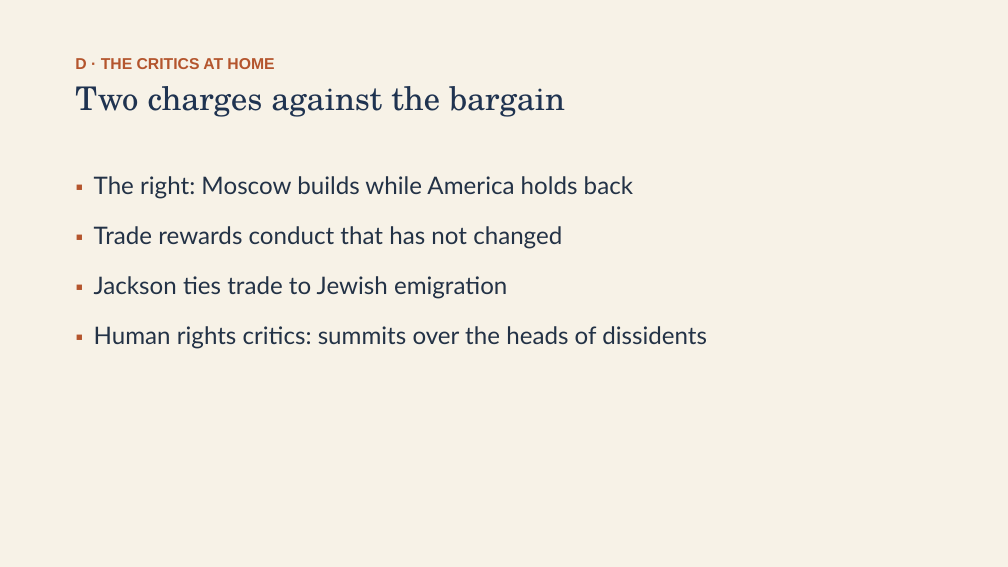
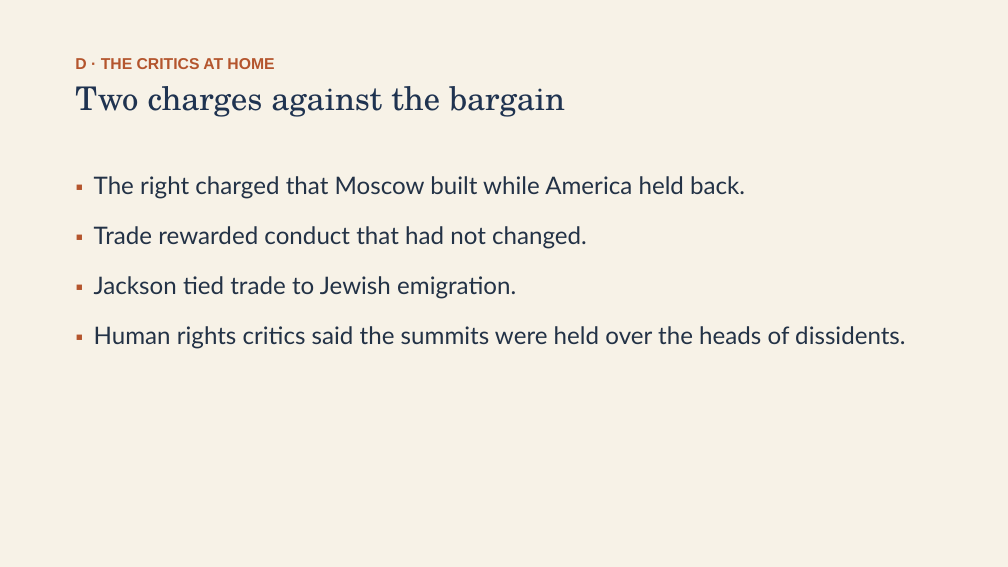
Before and after one commit to ab17gthb/humanities-curriculum-group, a slide deck: slide 15 of cold-war/lesson-07/lesson-07-slides.pptx. Drawn at 1008x567 pixels with LibreOffice and Linux fonts; fonts in the diff are those of the drawing. Boxes give left, top, right and bottom in pixels: in the first picture for what was removed or moved away, otherwise in the second. Text is boxed around its words. In the diff, an @@ line names an element or a change of style, - is before the commit and + after.

Commit message:
Rollout: Cold War L7 reworked and live (Détente, Human Rights, and the Evil Empire)

```diff
--- a/cold-war/lesson-07/lesson-07-slides.pptx
+++ b/cold-war/lesson-07/lesson-07-slides.pptx
@@ text at (94,176,905,349): text changed @@
-▪ The right: Moscow builds while America holds back
-▪ Trade rewards conduct that has not changed
-▪ Jackson ties trade to Jewish emigration
-▪ Human rights critics: summits over the heads of dissidents
+▪ The right charged that Moscow built while America held back.
+▪ Trade rewarded conduct that had not changed.
+▪ Jackson tied trade to Jewish emigration.
+▪ Human rights critics said the summits were held over the heads of dissidents.
```
Also in this commit, not shown: 11 other slides changed, 6 other files.
